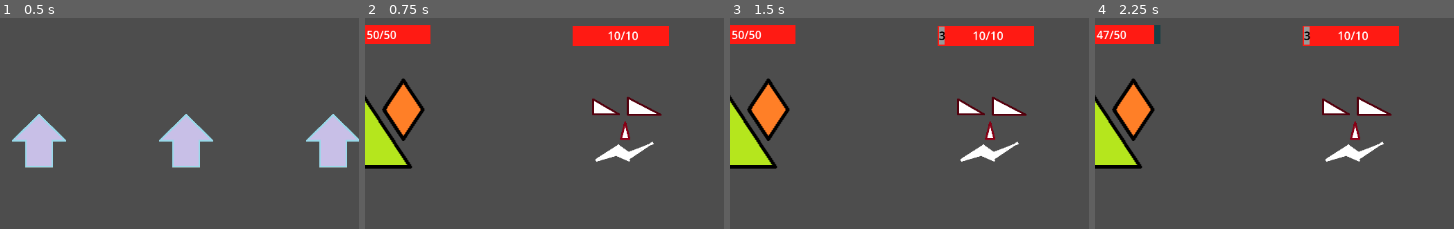
Above: before the commit, frames 1-4 (left to right).
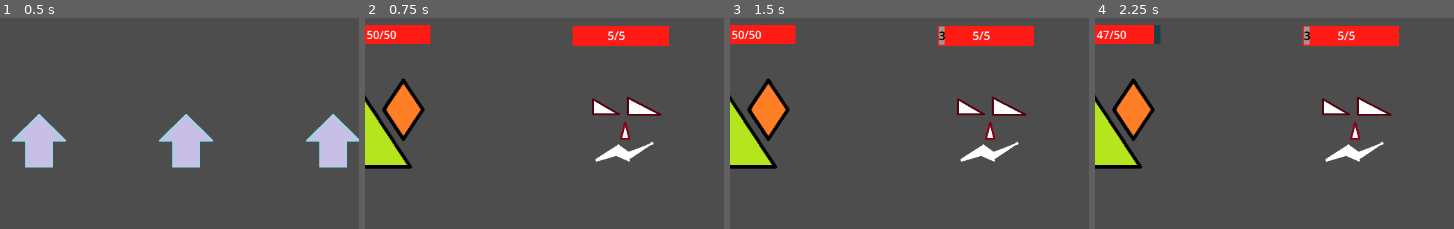
Above: after the commit, the same moments.

Repository: HartThomas/Roguelike-Ideas
Game: Godot game, scene res://main.tscn
The game is run twice, just before and just after one commit, with the same random seed, the same clock (stepped at 60 frames per second) and the same inputs.
Inputs (mouse positions are % of the whole screen's width and height, from its top left):
- Up to frame 1 (0.5 s): no input
- Up to frame 2 (0.75 s): tap Enter at 0.5 s; drag from (52, 29) to (61, 24) at 0.52 s
- Up to frame 3 (1.5 s): click "End Turn" at 1.25 s
- Up to frame 4 (2.25 s): click "End Turn" at 2 s
The pictures show only the part of the screen within x 26-76%, y 0-50%; the shares and areas given below are measured in that part.

Frame 1 is identical in both runs. In frame 2, 0.2% of the frame differs, in the area x 67-77%, y 6-11%; in frame 3, 0.2%; in frame 4, 0.2%.

Commit message:
Add Victory screen

Diff:
--- a/BattleManager.gd
+++ b/BattleManager.gd
@@ -5,8 +5,8 @@
 @export var player_health : int = 50
 @export var player_block : int = 0
 
-@export var enemy_max_health : int = 10
-@export var enemy_health : int = 10
+@export var enemy_max_health : int = 5
+@export var enemy_health : int = 5
 @export var enemy_block : int = 0
 
 @export var max_effort :int = 1
--- a/battle.gd
+++ b/battle.gd
@@ -122,7 +122,11 @@
 	var cards = get_children().filter(func(card) : return 'card_info' in card)
 	for card in cards:
 		card.queue_free()
-
+	var canvas_layer = CanvasGroup.new()
+	#canvas_layer.layer = 1
+	var shader = load("res://shaders/blur.gdshader")
+	canvas_layer.set_material(shader)
+	add_child(canvas_layer)
 	var index = 0
 	for card in BattleManager.battleInfo.deck:
 		var new_card = card_scene.instantiate()
--- /dev/null
+++ b/canvas_layer.gd
@@ -0,0 +1,27 @@
+extends CanvasLayer
+@onready var panel: Panel = $Panel
+
+
+# Called when the node enters the scene tree for the first time.
+func _ready() -> void:
+	var card_scene = load("res://card.tscn")
+	var hit = load("res://resources/hit.tres")
+	var conserve = load("res://resources/conserve.tres")
+	var forget = load("res://resources/forget.tres")
+	var array = [hit, conserve, forget]
+	var index = 0
+	for i in array:
+		var new_card = card_scene.instantiate()
+		new_card.card_info = i
+		new_card.position.x = 150 + (250 * index)
+		new_card.position.y = 400
+		new_card.scale = Vector2(2, 2)
+		panel.add_child(new_card)
+		new_card.card_flip()
+		index += 1
+	panel.position = Vector2(171,-300)
+
+
+# Called every frame. 'delta' is the elapsed time since the previous frame.
+func _process(delta: float) -> void:
+	panel.position = panel.position.lerp(Vector2(171,-24), 5 * delta)
--- a/main.gd
+++ b/main.gd
@@ -1,6 +1,7 @@
 extends Node2D
 @onready var screen: CanvasGroup = $Screen
-
+@onready var battle: Node2D = $Screen/Battle
+@export var victory_scene : PackedScene
 
 # Called when the node enters the scene tree for the first time.
 func _ready() -> void:
@@ -17,8 +18,19 @@
 	$Screen/Battle.start_battle()
 	$Screen/Battle.battle_over.connect(end_battle_blur)
 
+func pause_scene(scene) -> void:
+	scene.set_process(false)
+	scene.set_process_input(false)
+
 func battle_over()->void:
 	end_battle_blur()
+	pause_scene(battle)
+	var new_scene = victory_scene.instantiate()
+	add_child(new_scene)
+	#print(battle.get_children())
+	#for card in battle.get_children().filter(func(child): return child.get('card_info')):
+		#print(card)
+		#pause_scene(card)
 	#$Screen/Battle.end_battle()
 	#$Screen/Adventure.end_battle()
 
--- a/main.tscn
+++ b/main.tscn
@@ -1,7 +1,8 @@
-[gd_scene load_steps=8 format=3 uid="uid://85e2cixv0tag"]
+[gd_scene load_steps=9 format=3 uid="uid://85e2cixv0tag"]
 
 [ext_resource type="PackedScene" uid="uid://dfrdfyeyubmgf" path="res://adventure.tscn" id="1_ou14v"]
 [ext_resource type="Script" path="res://main.gd" id="1_xddkn"]
+[ext_resource type="PackedScene" uid="uid://ckdbow6m0qkrb" path="res://victory.tscn" id="2_6qd8h"]
 [ext_resource type="PackedScene" uid="uid://by1bi0miuud7i" path="res://battle.tscn" id="2_t22v1"]
 [ext_resource type="Shader" path="res://shaders/blur.gdshader" id="2_yq2fx"]
 
@@ -19,6 +20,7 @@
 
 [node name="Main" type="Node2D"]
 script = ExtResource("1_xddkn")
+victory_scene = ExtResource("2_6qd8h")
 
 [node name="Screen" type="CanvasGroup" parent="."]
 z_index = 10
--- /dev/null
+++ b/victory.gd
@@ -0,0 +1,12 @@
+extends Control
+
+
+# Called when the node enters the scene tree for the first time.
+func _ready() -> void:
+	self.position = Vector2(0,-1000)
+	self.position.lerp( Vector2(0,0), 5)
+
+
+# Called every frame. 'delta' is the elapsed time since the previous frame.
+func _process(delta: float) -> void:
+	pass
--- /dev/null
+++ b/victory.tscn
@@ -0,0 +1,28 @@
+[gd_scene load_steps=3 format=3 uid="uid://ckdbow6m0qkrb"]
+
+[ext_resource type="Script" path="res://victory.gd" id="1_67sh8"]
+[ext_resource type="Script" path="res://canvas_layer.gd" id="1_ipw6g"]
+
+[node name="Victory" type="Control"]
+layout_mode = 3
+anchors_preset = 0
+offset_right = 1150.0
+offset_bottom = 646.0
+script = ExtResource("1_67sh8")
+
+[node name="CanvasLayer" type="CanvasLayer" parent="."]
+script = ExtResource("1_ipw6g")
+
+[node name="Panel" type="Panel" parent="CanvasLayer"]
+offset_left = 171.0
+offset_top = -24.0
+offset_right = 995.0
+offset_bottom = 598.0
+
+[node name="Label" type="Label" parent="CanvasLayer/Panel"]
+offset_left = 162.0
+offset_top = 66.0
+offset_right = 641.0
+offset_bottom = 108.0
+theme_override_font_sizes/font_size = 30
+text = "Choose a card to add to you deck"
